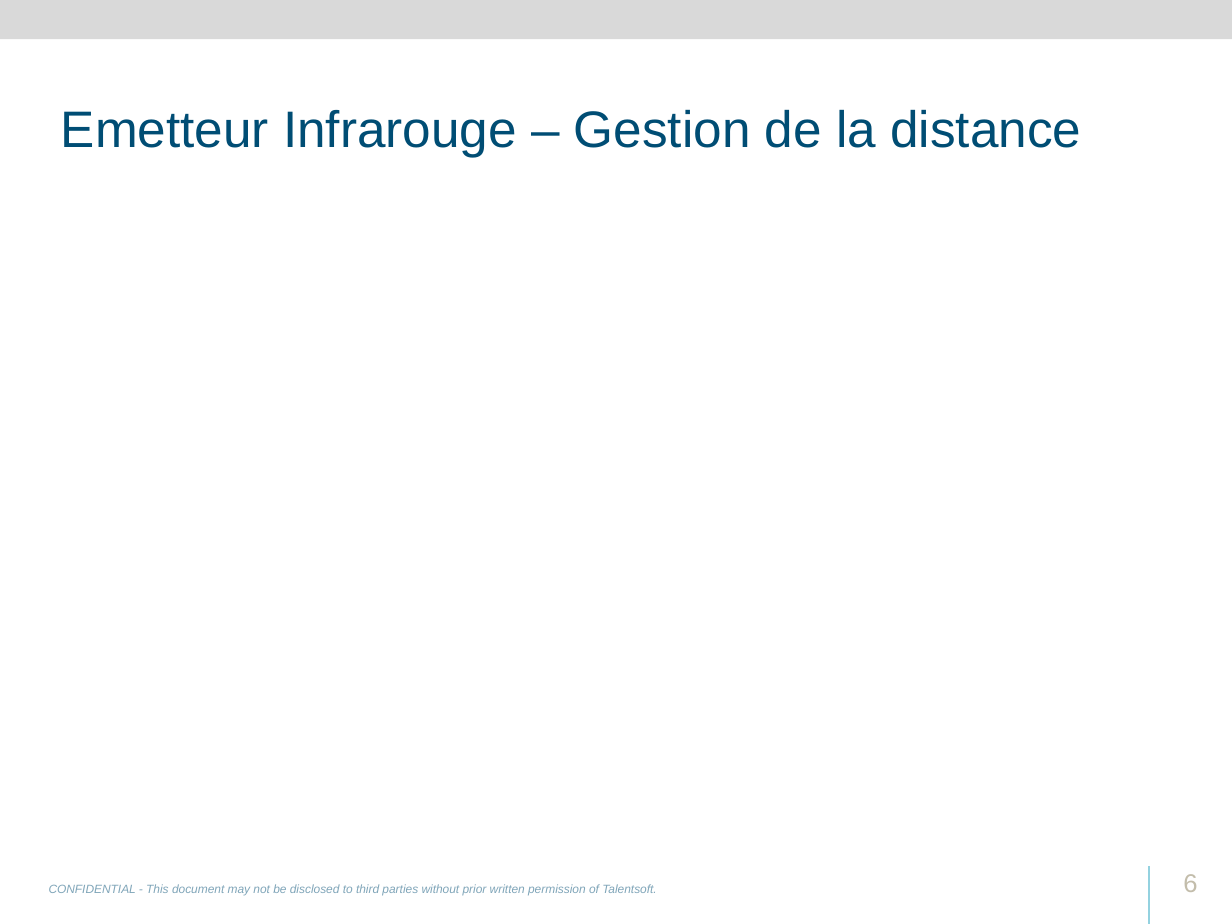
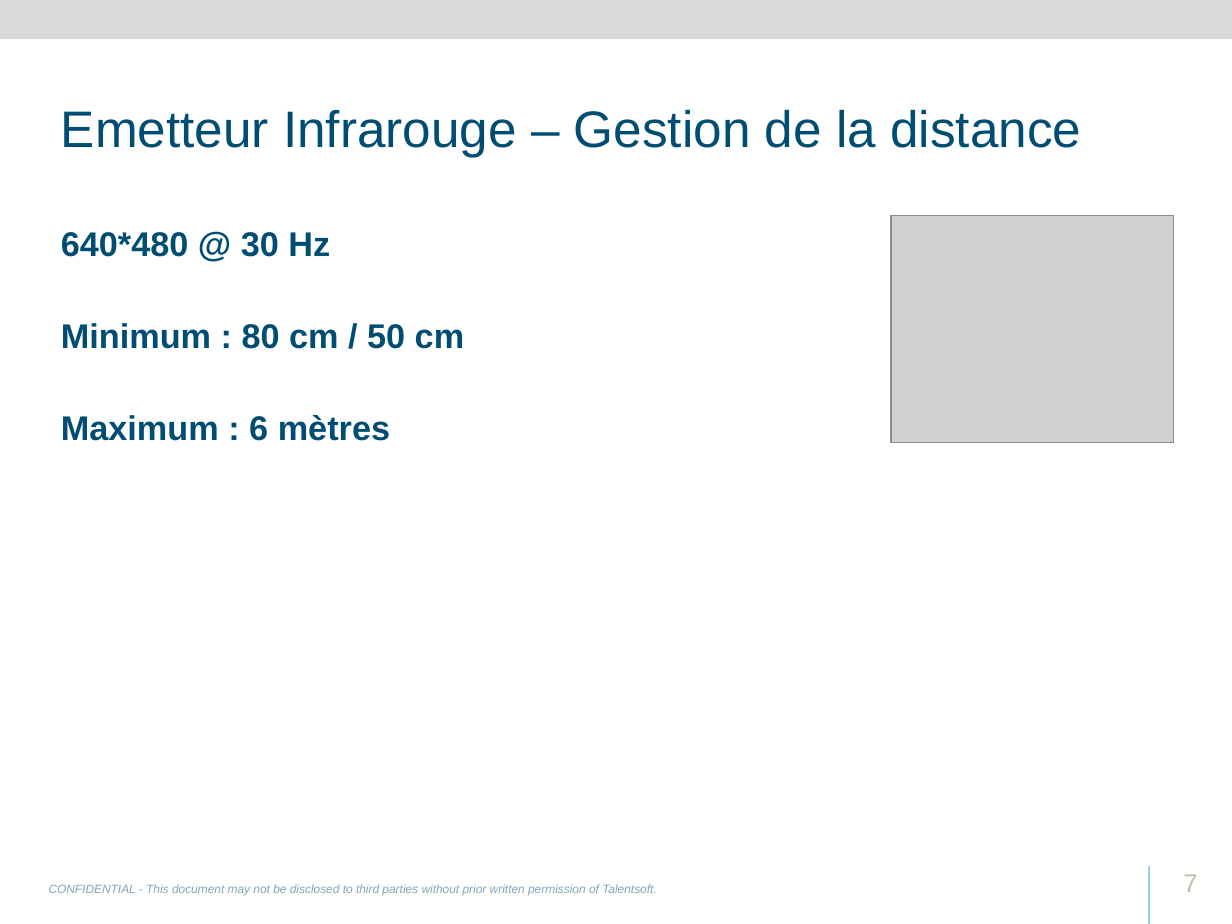
Before and after one commit to svanacker/cen-info-kinect, a slide deck: slide 7 of Talentsoft-RD-Academy-Kinect.pptx (slide 6 before the commit). Drawn at 1232x924 pixels with LibreOffice and Linux fonts; fonts in the diff are those of the drawing; grey boxes stand for pictures; background and template pictures are left out. Boxes give left, top, right and bottom in pixels: in the first picture for what was removed or moved away, otherwise in the second. Text is boxed around its words. In the diff, an @@ line names an element or a change of style, - is before the commit and + after.

```diff
--- a/Talentsoft-RD-Academy-Kinect.pptx
+++ b/Talentsoft-RD-Academy-Kinect.pptx
@@ text added at [61,232,464,441], 20 pt, text #004D74, bold @@
+640*480 @ 30 Hz
+Minimum : 80 cm / 50 cm
+Maximum : 6 mètres
@@ picture added at [891,216,1173,442] @@
@@ page number at [1183,874,1197,892]: text changed @@
-6
+7
```
Also in this commit, not shown: 3 other slides changed, 9 slides added, 2 slides removed, 4 other files.
